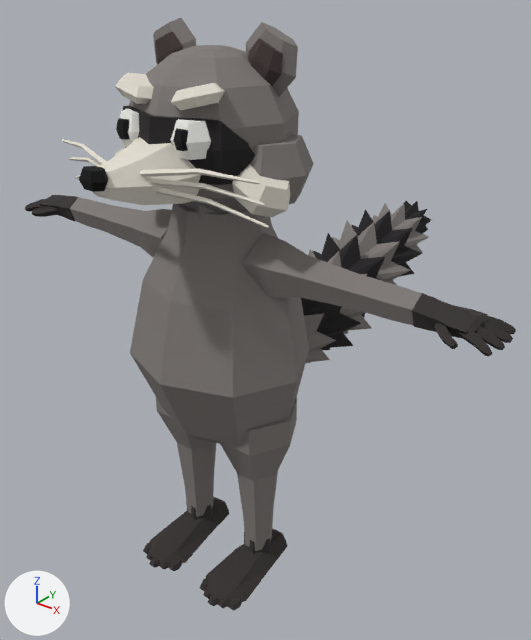
Two versions of the Blender file tools/raccoon_lo.blend, one commit apart.
Before and after are seen from a camera (50 mm lens) standing at (0.866, -0.951, 1.194) and looking at (-0.038, 0.179, 0.494). Every picture has the same lights, and +X, +Y and +Z are marked at lower left. The picture after the commit comes second.

Names of what the first picture shows: 'raccoon_lo'.
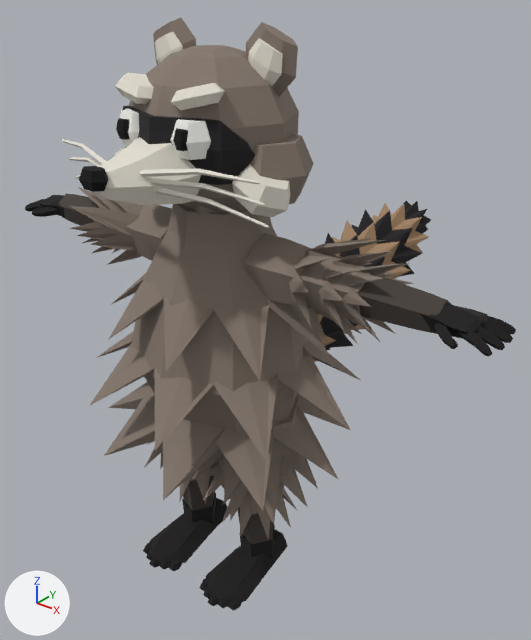
Pixel boxes (x1, y1, x2, y2) of what changed, in the pictures (531 x 640 px):
```json
{"part": 1, "of": "me_raccoon_lo", "change": "built on", "before": [66, 195, 447, 554], "after": [59, 187, 452, 558]}
{"part": 2, "of": "me_raccoon_lo", "change": "recoloured", "before": [304, 203, 429, 363], "after": [313, 203, 429, 362]}
{"part": 3, "of": "me_raccoon_lo", "change": "recoloured", "before": [155, 32, 283, 86], "after": [155, 32, 283, 86], "on screen": "dark grey to white"}
```

Edits to the scene script, one JSON object a line:
```json
{"op": "add", "block": "mat_limb", "code": ["mat_limb = principled_material('limb')", "mat_limb.base_color = (0.0637, 0.0509, 0.0432)  # dark grey #47403b", "mat_limb.roughness = 1.0"]}
{"op": "add", "block": "mat_tan", "code": ["mat_tan = principled_material('tan')", "mat_tan.base_color = (0.367, 0.233, 0.133)  # brown #a38566", "mat_tan.roughness = 1.0"]}
{"block": "me_raccoon_lo", "where": "# used by ob_raccoon_lo; location = (0.0, 0.0, 0.0)"}
{"op": "remove", "block": "me_raccoon_lo", "code": "me_raccoon_lo.from_pydata(...)  # 4207 vertices, 4259 faces; spans x -0.552..0.552, y -0.29..0.788, z 0.001..1.111"}
{"op": "add", "block": "me_raccoon_lo", "code": "me_raccoon_lo.from_pydata(...)  # 4825 vertices, 4919 faces; spans x -0.552..0.552, y -0.29..0.788, z 0.001..1.111"}
{"block": "me_raccoon_lo", "change": "me_raccoon_lo part 1: 30 vertices moved from x -0.302..0.302, y -0.049..0.049, z 0.673..0.767 to x -0.318..0.318, y -0.055..0.055, z 0.668..0.772; 120 vertices removed from x -0.451..0.451, y -0.075..0.075, z 0.02..0.744; 738 vertices added at x -0.451..0.451, y -0.256..0.248, z 0.02..0.81"}
{"block": "me_raccoon_lo", "change": "me_raccoon_lo part 2: 152 faces spanning x -0.113..0.121, y 0.13..0.713, z 0.365..0.65 switch from mat_fur (grey #7f7a78) to mat_tan (brown #a38566)"}
{"block": "me_raccoon_lo", "change": "me_raccoon_lo part 3: 48 faces spanning x -0.141..0.141, y -0.013..0.008, z 1.016..1.09 switch from mat_ear (dark grey #453838) to mat_light (white #e5e0d4)"}
{"op": "add", "block": "me_raccoon_lo", "code": "me_raccoon_lo.materials.append(mat_limb)  # dark grey #47403b"}
```
